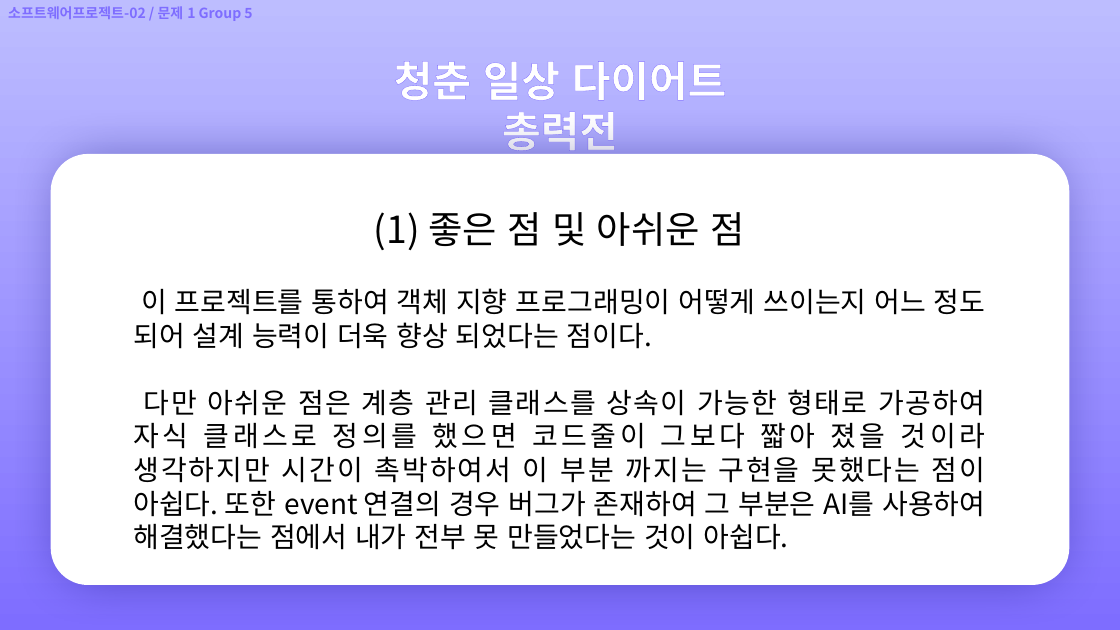
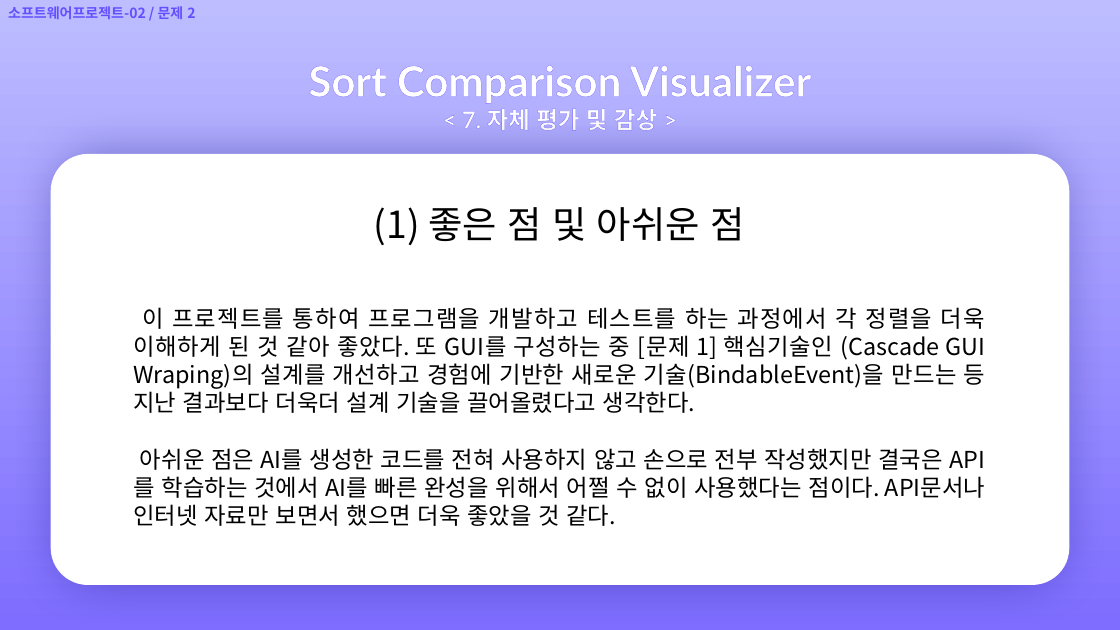
Before and after one commit to Ovie-hex/Software-Project-P2-Sort1055, a slide deck: slide 18 of [문제 2] 문서 기록/[문제 2] 발표자료 탬플릿 [20231055 정유운].pptx (slide 17 before the commit). Drawn at 1120x630 pixels with LibreOffice and Linux fonts; fonts in the diff are those of the drawing; background and template pictures are left out. Boxes give left, top, right and bottom in pixels: in the first picture for what was removed or moved away, otherwise in the second. Text is boxed around its words. In the diff, an @@ line names an element or a change of style, - is before the commit and + after.

Commit message:
✅ Sort Comparison Visualizer (1.2) <Released>

```diff
--- a/[문제 2] 문서 기록/[문제 2] 발표자료 탬플릿 [20231055 정유운].pptx
+++ b/[문제 2] 문서 기록/[문제 2] 발표자료 탬플릿 [20231055 정유운].pptx
@@ text at [8,6,195,19]: text changed; text colour #7E6DFF to #644FFF @@
-소프트웨어프로젝트-02 / 문제 1 Group 5
+소프트웨어프로젝트-02 / 문제 2
@@ text at [308,66,811,130]: text changed @@
-청춘 일상 다이어트 총력전
-< 4. 자체 평가 및 감상 >
+Sort Comparison Visualizer
+< 7. 자체 평가 및 감상 >
@@ text "(1) 좋은 점 및 아쉬운 ...": place and size @@
-text "(1) 좋은 점 및 아쉬운 ..." at [374,212,745,250]
+text "(1) 좋은 점 및 아쉬운 ..." at [374,207,745,245]
@@ text at [133,307,985,526]: text changed; size 24 to 20 pt @@
-이 프로젝트를 통하여 객체 지향 프로그래밍이 어떻게 쓰이는지 어느 정도 되어 설계 능력이 더욱 향상 되었다는 점이다.
-다만 아쉬운 점은 계층 관리 클래스를 상속이 가능한 형태로 가공하여 자식 클래스로 정의를 했으면 코드줄이 그보다 짧아 졌을 것이라 생각하지만 시간이 촉박하여서 이 부분 까지는 구현을 못했다는 점이 아쉽다. 또한 event 연결의 경우 버그가 존재하여 그 부분은 AI를 사용하여 해결했다는 점에서 내가 전부 못 만들었다는 것이 아쉽다.
+이 프로젝트를 통하여 프로그램을 개발하고 테스트를 하는 과정에서 각 정렬을 더욱 이해하게 된 것 같아 좋았다. 또 GUI를 구성하는 중 [문제 1] 핵심기술인 (Cascade GUI Wraping)의 설계를 개선하고 경험에 기반한 새로운 기술(BindableEvent)을 만드는 등 지난 결과보다 더욱더 설계 기술을 끌어올렸다고 생각한다.
+아쉬운 점은 AI를 생성한 코드를 전혀 사용하지 않고 손으로 전부 작성했지만 결국은 API를 학습하는 것에서 AI를 빠른 완성을 위해서 어쩔 수 없이 사용했다는 점이다. API문서나 인터넷 자료만 보면서 했으면 더욱 좋았을 것 같다.
```
Also in this commit, not shown: 7 other slides changed, 10 slides added, 7 slides removed, 7 other files.
